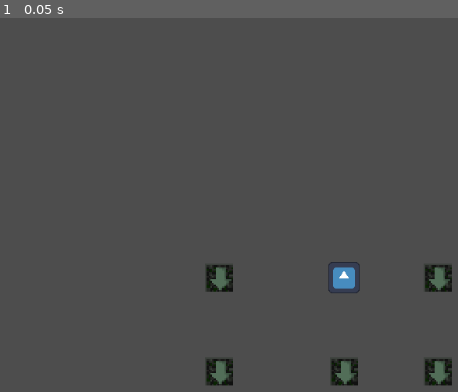
Above: before the commit, frame 1.
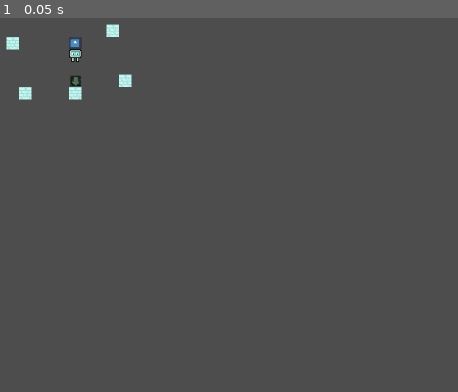
Above: after the commit, the same moment.

Repository: ZaRdEr15/taltech-gamecamp2024-jam-makers
Game: Godot game, scene res://main.tscn
The game is run twice, just before and just after one commit, with the same random seed, the same clock (stepped at 60 frames per second) and the same inputs. After the commit the project has no main scene; this scene is started directly in both runs. The engine's default icon, where the game draws it, is replaced by a stand-in: a white triangle on a blue panel in a dark square.
Inputs:
- Up to frame 1 (0.05 s): no input

The runs differ from the first frame. In frame 1, 2.9% of the frame differs, in the area x 1-99%, y 1-99%.

Commit message:
Trying to fix main, may god be with us all

Diff:
--- a/block_test/block.tscn
+++ b/block_test/block.tscn
@@ -1,6 +1,6 @@
 [gd_scene load_steps=3 format=3 uid="uid://d1xhbns3jsn32"]
 
-[ext_resource type="Texture2D" uid="uid://c20f6xyctxjmx" path="res://art/wall.png" id="1_21fba"]
+[ext_resource type="Texture2D" uid="uid://c20f6xyctxjmx" path="res://assets/wall.png" id="1_7twhv"]
 
 [sub_resource type="RectangleShape2D" id="RectangleShape2D_w8ikm"]
 size = Vector2(16, 16)
@@ -8,8 +8,7 @@
 [node name="BlockTest" type="StaticBody2D"]
 
 [node name="Sprite2D" type="Sprite2D" parent="."]
-scale = Vector2(0.125, 0.125)
-texture = ExtResource("1_o3hct")
+texture = ExtResource("1_7twhv")
 
 [node name="CollisionShape2D" type="CollisionShape2D" parent="."]
 shape = SubResource("RectangleShape2D_w8ikm")
--- a/grid_map/grid-map.tscn
+++ b/grid_map/grid-map.tscn
@@ -6,7 +6,6 @@
 [ext_resource type="Texture2D" uid="uid://dnk0ard464761" path="res://assets/combination.png" id="3_umkm6"]
 [ext_resource type="Texture2D" uid="uid://k8f8chropqdf" path="res://assets/empty-frame.png" id="4_7xhxj"]
 [ext_resource type="Script" path="res://grid_map/tile_map_layer_2.gd" id="5_wg1su"]
-[ext_resource type="PackedScene" uid="uid://coxe31iwdpjt0" path="res://plate_array/plate_array.tscn" id="6_h80xs"]
 [ext_resource type="PackedScene" uid="uid://dnxt4oyogmrlp" path="res://robot/robot.tscn" id="8_5aj1v"]
 [ext_resource type="PackedScene" uid="uid://dlvcty03gagif" path="res://inv_ui/inv_ui.tscn" id="8_8n2wf"]
 
@@ -114,8 +113,6 @@
 tile_set = SubResource("TileSet_j348i")
 script = ExtResource("5_wg1su")
 
-[node name="PlateArray" parent="." instance=ExtResource("6_h80xs")]
-
 [node name="Robot" parent="." instance=ExtResource("8_5aj1v")]
 position = Vector2(296, 376)
 
--- a/main.tscn
+++ b/main.tscn
@@ -1,10 +1,9 @@
-[gd_scene load_steps=6 format=3 uid="uid://bfetb3c1xjf1t"]
+[gd_scene load_steps=5 format=3 uid="uid://bfetb3c1xjf1t"]
 
 [ext_resource type="PackedScene" uid="uid://dnxt4oyogmrlp" path="res://robot/robot.tscn" id="1_k3i1n"]
 [ext_resource type="PackedScene" uid="uid://d1xhbns3jsn32" path="res://block_test/block.tscn" id="2_34gt5"]
-[ext_resource type="PackedScene" uid="uid://c5b8xoy8m2wct" path="res://plate/arrow_plate.tscn" id="3_pyb2n"]
-[ext_resource type="AudioStream" uid="uid://qwngty6i1p22" path="res://sound/music.mp3" id="4_3skdw"]
-[ext_resource type="PackedScene" uid="uid://yrflrd5v4576" path="res://plate/exit.tscn" id="5_6jq74"]
+[ext_resource type="PackedScene" uid="uid://c5b8xoy8m2wct" path="res://plate/arrow_plate.tscn" id="3_gmpwo"]
+[ext_resource type="PackedScene" uid="uid://yrflrd5v4576" path="res://plate/exit.tscn" id="4_v14l6"]
 
 [node name="Main" type="Node2D"]
 
@@ -26,29 +25,8 @@
 [node name="BlockTest5" parent="." instance=ExtResource("2_34gt5")]
 position = Vector2(104, 104)
 
-[node name="MainTheme" type="AudioStreamPlayer" parent="."]
-stream = ExtResource("4_3skdw")
-volume_db = -7.495
-autoplay = true
+[node name="Exit" parent="." instance=ExtResource("4_v14l6")]
+position = Vector2(168, 40)
 
-[node name="ArrowPlate" parent="." instance=ExtResource("3_pyb2n")]
-position = Vector2(216, 88)
-
-[node name="ArrowPlate2" parent="." instance=ExtResource("3_pyb2n")]
+[node name="ArrowPlate" parent="." instance=ExtResource("3_gmpwo")]
 position = Vector2(168, 88)
-
-[node name="Camera2D" type="Camera2D" parent="."]
-position = Vector2(168, 64)
-zoom = Vector2(2.5, 2.5)
-
-[node name="ArrowPlate3" parent="." instance=ExtResource("3_pyb2n")]
-position = Vector2(104, 88)
-
-[node name="ArrowPlate5" parent="." instance=ExtResource("3_pyb2n")]
-position = Vector2(216, 40)
-
-[node name="ArrowPlate4" parent="." instance=ExtResource("3_pyb2n")]
-position = Vector2(104, 40)
-
-[node name="Exit" parent="." instance=ExtResource("5_6jq74")]
-position = Vector2(168, 40)
--- a/plate/arrow_plate.tscn
+++ b/plate/arrow_plate.tscn
@@ -1,8 +1,8 @@
 [gd_scene load_steps=5 format=3 uid="uid://c5b8xoy8m2wct"]
 
 [ext_resource type="Script" path="res://plate/arrow_plate.gd" id="1_6jr5p"]
-[ext_resource type="Texture2D" uid="uid://3kisr6tjpsvu" path="res://art/plate1.png" id="2_74mai"]
-[ext_resource type="AudioStream" uid="uid://crcjak4nwc0bl" path="res://sound/select_place_plate.wav" id="3_u3ko6"]
+[ext_resource type="Texture2D" uid="uid://3kisr6tjpsvu" path="res://assets/plate1.png" id="2_74mai"]
+[ext_resource type="AudioStream" uid="uid://chqdl16g6kil3" path="res://sound/select_place_plate.wav" id="3_u3ko6"]
 
 [sub_resource type="RectangleShape2D" id="RectangleShape2D_lgwrx"]
 size = Vector2(14, 14)
--- a/plate/exit.tscn
+++ b/plate/exit.tscn
@@ -1,6 +1,6 @@
 [gd_scene load_steps=4 format=3 uid="uid://yrflrd5v4576"]
 
-[ext_resource type="Texture2D" uid="uid://dyufomctr4tm5" path="res://icon.svg" id="1_0p5no"]
+[ext_resource type="Texture2D" uid="uid://dyufomctr4tm5" path="res://assets/icon.svg" id="1_0p5no"]
 [ext_resource type="Script" path="res://plate/exit.gd" id="1_5xfat"]
 
 [sub_resource type="RectangleShape2D" id="RectangleShape2D_k32w0"]
--- a/plate_types/turn_towards_arrow.tscn
+++ /dev/null
@@ -1,6 +0,0 @@
-[gd_scene load_steps=2 format=3 uid="uid://cqytjqik8w6s8"]
-
-[ext_resource type="Script" path="res://turn_towards_arrow.gd" id="1_fnyxu"]
-
-[node name="TurnTowardsArrow" type="Node"]
-script = ExtResource("1_fnyxu")
--- a/project.godot
+++ b/project.godot
@@ -11,10 +11,9 @@
 [application]
 
 config/name="taltech-gamecamp2024-jam-makers"
-run/main_scene="res://grid_map/grid-map.tscn"
+run/main_scene="res://node_2d.tscn"
 config/features=PackedStringArray("4.3", "Forward Plus")
 config/icon="res://assets/icon.svg"
-run/main_scene="res://node_2d.tscn"
 
 [autoload]
 
--- a/robot/robot.tscn
+++ b/robot/robot.tscn
@@ -1,21 +1,21 @@
 [gd_scene load_steps=20 format=3 uid="uid://dnxt4oyogmrlp"]
 
 [ext_resource type="Script" path="res://robot/robot.gd" id="1_naail"]
-[ext_resource type="Texture2D" uid="uid://cj8lh6bnla5of" path="res://art/MAIN_robot_ death_1-3.png" id="2_eilhi"]
-[ext_resource type="Texture2D" uid="uid://d1sfjmocus6f0" path="res://art/MAIN_robot.png" id="2_lcq3x"]
-[ext_resource type="AudioStream" uid="uid://bchawt5yf4j60" path="res://sound/walking.wav" id="3_brtds"]
-[ext_resource type="Texture2D" uid="uid://cyrhqmm1mvsdw" path="res://art/MAIN_robot_ look_down.png" id="3_gqkbr"]
-[ext_resource type="Texture2D" uid="uid://hevtpe7l4jo5" path="res://art/MAIN_robot_ walk_1-2.png" id="3_mlh1j"]
-[ext_resource type="Texture2D" uid="uid://55skf47iivk4" path="res://art/MAIN_robot_ death_2-3.png" id="3_xyj0b"]
-[ext_resource type="AudioStream" uid="uid://cc4p65nsn3qot" path="res://sound/death.wav" id="4_2xd50"]
-[ext_resource type="Texture2D" uid="uid://b8q0dhicgyfum" path="res://art/MAIN_robot_ death_3-3.png" id="4_pjo7v"]
-[ext_resource type="Texture2D" uid="uid://dbsa14ywo7a3w" path="res://art/MAIN_robot_ walk_2-2.png" id="4_yvv7j"]
-[ext_resource type="Texture2D" uid="uid://c8iasr58t0g48" path="res://art/MAIN_robot_ look_left.png" id="4_yxj1j"]
-[ext_resource type="Texture2D" uid="uid://q6hvj2lw1sdv" path="res://art/MAIN_robot_ look_right.png" id="5_aopik"]
-[ext_resource type="Texture2D" uid="uid://cbefx1llj3114" path="res://art/MAIN_robot_side.png" id="11_rsfth"]
-[ext_resource type="Texture2D" uid="uid://c8kjw82ohk0s0" path="res://art/MAIN_robot_side_walk.png" id="12_glu4f"]
-[ext_resource type="Texture2D" uid="uid://co5ugwe6cqnn2" path="res://art/MAIN_robot_ back_walk_2-2.png" id="13_b66xc"]
-[ext_resource type="Texture2D" uid="uid://dx5h6bwsm5tj6" path="res://art/MAIN_robot_ back_walk_1-2.png" id="14_2m2wa"]
+[ext_resource type="Texture2D" uid="uid://cr8decbk5dego" path="res://assets/MAIN_robot_ death_1-3.png" id="2_eilhi"]
+[ext_resource type="Texture2D" uid="uid://5noucuf8d126" path="res://assets/MAIN_robot.png" id="2_lcq3x"]
+[ext_resource type="AudioStream" uid="uid://h0ntg07vayu4" path="res://sound/walking.wav" id="3_brtds"]
+[ext_resource type="Texture2D" uid="uid://b5sb6s71tfjg6" path="res://assets/MAIN_robot_ look_down.png" id="3_gqkbr"]
+[ext_resource type="Texture2D" uid="uid://cjx5g66uunnv5" path="res://assets/MAIN_robot_ walk_1-2.png" id="3_mlh1j"]
+[ext_resource type="Texture2D" uid="uid://drwih523pkte6" path="res://assets/MAIN_robot_ death_2-3.png" id="3_xyj0b"]
+[ext_resource type="AudioStream" uid="uid://cdymfuaybssrd" path="res://sound/death.wav" id="4_2xd50"]
+[ext_resource type="Texture2D" uid="uid://dm2mtt5fyasuj" path="res://assets/MAIN_robot_ death_3-3.png" id="4_pjo7v"]
+[ext_resource type="Texture2D" uid="uid://ckorbfhjak02x" path="res://assets/MAIN_robot_ walk_2-2.png" id="4_yvv7j"]
+[ext_resource type="Texture2D" uid="uid://xnmlffq3cyh3" path="res://assets/MAIN_robot_ look_left.png" id="4_yxj1j"]
+[ext_resource type="Texture2D" uid="uid://5b3jlp4pw3cv" path="res://assets/MAIN_robot_ look_right.png" id="5_aopik"]
+[ext_resource type="Texture2D" uid="uid://blx0uh540rehl" path="res://assets/MAIN_robot_side.png" id="11_rsfth"]
+[ext_resource type="Texture2D" uid="uid://ci6yxu0ffnvw3" path="res://assets/MAIN_robot_side_walk.png" id="12_glu4f"]
+[ext_resource type="Texture2D" uid="uid://dfwd8pp5osrth" path="res://assets/MAIN_robot_ back_walk_2-2.png" id="13_b66xc"]
+[ext_resource type="Texture2D" uid="uid://dfmx31fd1tpmw" path="res://assets/MAIN_robot_ back_walk_1-2.png" id="14_2m2wa"]
 [ext_resource type="AudioStream" uid="uid://bfqhr7t3nmuiu" path="res://sound/level_done.wav" id="17_0bhu0"]
 
 [sub_resource type="SpriteFrames" id="SpriteFrames_600ue"]
@@ -93,8 +93,7 @@
 
 [node name="Animation" type="AnimatedSprite2D" parent="."]
 sprite_frames = SubResource("SpriteFrames_600ue")
-animation = &"walking_up"
-frame_progress = 0.030681
+animation = &"walking_down"
 
 [node name="CollisionShape2D" type="CollisionShape2D" parent="."]
 shape = SubResource("RectangleShape2D_yelq7")
Not shown, removed: art/plate.png.import
Not shown: 1 places in grid_map/grid-map.tscn that only renumber resources
